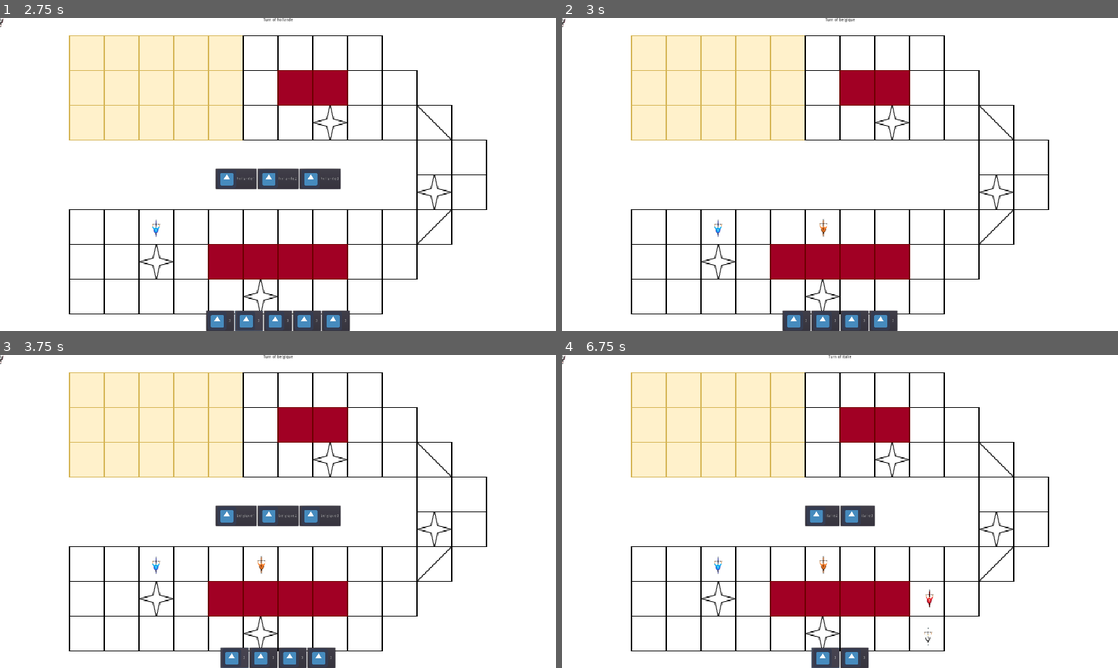
Above: before the commit, frames 1-4 (two rows, left to right).
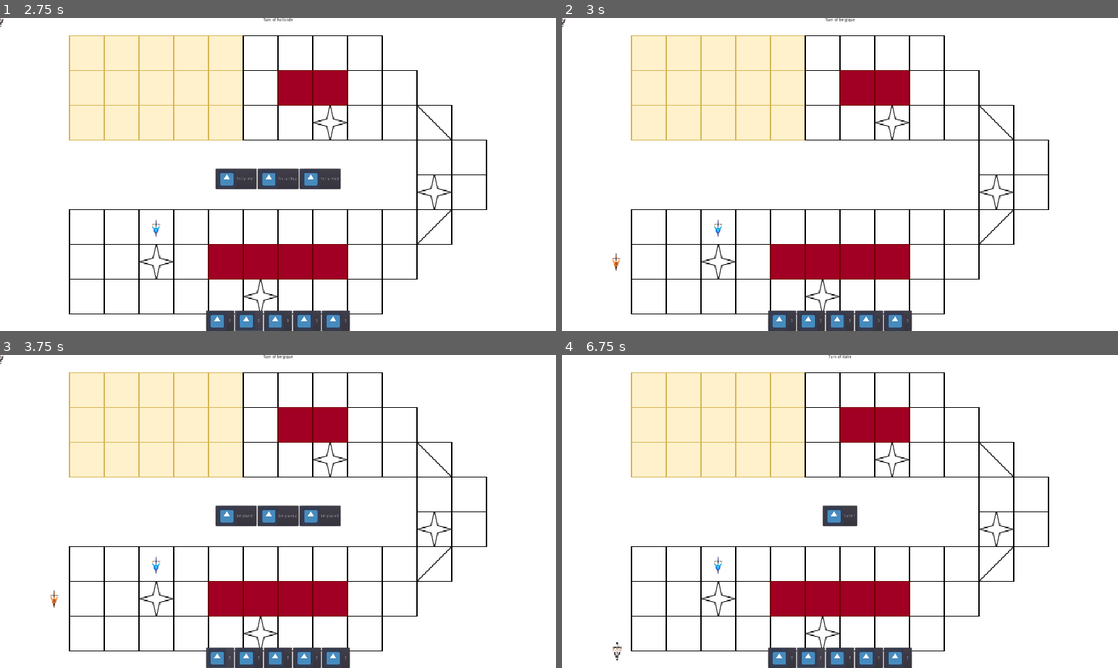
Above: after the commit, the same moments.

Repository: abarbieux/TIA-Prolog-Project
Game: Godot game, scene res://Main.tscn
Same seed, same stepped clock (60 frames per second), same inputs: the game is played once before the commit and once after it. The engine's default icon, where the game draws it, is replaced by a stand-in: a white triangle on a blue panel in a dark square.
Inputs:
- Up to frame 1 (2.75 s): click "3" at 0.5 s; click "italie1" at 1.25 s; click "3" at 2 s
- Up to frame 2 (3 s): click "hollande1" at 2.75 s
- Up to frame 3 (3.75 s): click "3" at 3.5 s
- Up to frame 4 (6.75 s): click "belgique1" at 4.25 s; click "3" at 5 s; click "allemagne1" at 5.75 s; click "3" at 6.5 s

Frame 1 is identical in both runs. In frame 2, 1.2% of the frame differs, in the area x 9-63%, y 64-100%; in frame 3, 1.2%; in frame 4, 2.2%, in the area x 0-67%, y 0-100%.

Commit message:
ASTAR à fix

Diff:
--- a/Main.gd
+++ b/Main.gd
@@ -17,26 +17,31 @@
 var _Deck : Deck
 signal Change_turn(Team)
 var Turn_already_past : bool = false
+var Clamp_Max
+
+var Score_belgique : int = 0
+var Score_allemagne : int = 0
+var Score_hollande: int = 0
+var Score_italie : int = 0
 
 # Called when the node enters the scene tree for the first time.
 func _ready() -> void:
 	randomize()
+
 	add_child(_A_Star)
 	add_child(_GameWebSocket)
-
 	panel._GameWebSocket = _GameWebSocket
 	_GameWebSocket.panel = panel
 	_Deck = Deck.new()
 	_Deck.MakeDeck()
 
+	Clamp_Max = _A_Star.CheminA.size()-1
 
 	for country in Countries:
 		for PlayerNumber in range(1, NumberOfTeamMember + 1):
 			_Players.append(CreateNewPlayer(country, PlayerNumber))
-
 #	for player in _Players :
 #		player.position = _path.get_child(0).curve.get_point_position(0)
-
 	_Deck.Init_deck()
 	Display_deck_button()
 
@@ -65,25 +70,33 @@
 func _button_pressed(button, value, index) -> void :
 	choose_player(value, index)
 
-func MovePlayer(New_Pos, index, value):
+func MovePlayer(New_Pos, index, value, Carte_Movment : bool = true):
 	player_selected.CurrentCase = New_Pos
 
 
 	player_selected.position = _path.get_child(player_selected.CurrentCase.y).curve.get_point_position(player_selected.CurrentCase.x)
+
+	Add_Score(value,player_selected.Pays)
 
 	if _A_Star.Chemins[New_Pos[1]][New_Pos[0]] == 2 :
 		Question_Mark_Case(index,value)
 
 	for child in $Current_Cards.get_children():
 		child.queue_free()
-	_Deck.Deck_Carte_Player[_country_turn_index].erase(value)
-	_Deck._cards.append(value)
-	_Deck.Empty_Deck_check()
-
-	if Turn_already_past == false:
-		Turn_already_past = true
-		Pass_Turn()
-	Display_deck_button()
+
+	if Carte_Movment == false :
+		_Deck.Deck_Carte_Player[_country_turn_index].erase(value)
+		_Deck._cards.append(value)
+		_Deck.Empty_Deck_check()
+
+	if _A_Star.Chemins[New_Pos.y][New_Pos.x] == 3 :
+		End()
+
+	else :
+		if Turn_already_past == false:
+			Turn_already_past = true
+			Pass_Turn()
+		Display_deck_button()
 
 
 
@@ -148,9 +161,11 @@
 	player_selected = player
 	for kids in $ChoosePlayer.get_children() :
 		kids.queue_free()
-	var _clamp = clamp(player_selected.CurrentCase.x + value,0, _A_Star.CheminA.size()-1)
+
+	var _clamp = clamp(player_selected.CurrentCase.x + value,0, Clamp_Max)
+
 	for Chemin_Chosen in _A_Star.Chemins.size():
-		if _A_Star.Chemins[Chemin_Chosen][_clamp] == 0 || _A_Star.Chemins[Chemin_Chosen][_clamp] == 2:
+		if _A_Star.Chemins[Chemin_Chosen][_clamp] == 0 || _A_Star.Chemins[Chemin_Chosen][_clamp] == 2 || _A_Star.Chemins[Chemin_Chosen][_clamp] == 3:
 			var Check_player_already_here = false
 			for cycliste in _Players:
 				if Vector2(_clamp, Chemin_Chosen) == cycliste.CurrentCase :
@@ -169,15 +184,16 @@
 
 func Question_Mark_Case(index,value) :
 	var surprise_movment: int = randi() % 7 - 3
-	surprise_movment = 3
+	print("surprise_movment",surprise_movment)
+#	surprise_movment = 3
 	if surprise_movment == 0 :
 		return
 	var New_pos : Vector2 = player_selected.CurrentCase + Vector2(surprise_movment,0)
 	var Occupied_List : Array = []
 
-	var _clamp = clamp(player_selected.CurrentCase.x + value,0, _A_Star.CheminA.size()-1)
+	var _clamp = clamp(player_selected.CurrentCase.x + surprise_movment,0, Clamp_Max)
 	for Chemin_Chosen in _A_Star.Chemins.size():
-		if _A_Star.Chemins[Chemin_Chosen][_clamp] == 0 || _A_Star.Chemins[Chemin_Chosen][_clamp] == 2:
+		if _A_Star.Chemins[Chemin_Chosen][_clamp] == 0 || _A_Star.Chemins[Chemin_Chosen][_clamp] == 2 || _A_Star.Chemins[Chemin_Chosen][_clamp] == 3:
 			var Check_player_already_here = false
 			for cycliste in _Players:
 				if Vector2(_clamp, Chemin_Chosen) == cycliste.CurrentCase :
@@ -188,16 +204,15 @@
 				var Best_Path:Array = _A_Star._get_path(player_selected.CurrentCase, Vector2(_clamp, Chemin_Chosen))
 				if Best_Path != []:
 					var New_Pos : Vector2 = Best_Path[-1]
-					MovePlayer(New_Pos, index,value)
-					print("succes")
+					MovePlayer(New_Pos, index,surprise_movment, false)
 					return
-			else :
-				print("deja la" , player_selected, player_selected.CurrentCase)
+#			else :
+#				print("deja la" , player_selected, player_selected.CurrentCase)
+
 	Occupied_List.append(player_selected)
-	print(Occupied_List,"Occupied_List")
 	fall(Occupied_List)
 
-#	var _clamp = clamp(player_selected.CurrentCase.x + value,0, _A_Star.CheminA.size()-1)
+#	var _clamp = clamp(player_selected.CurrentCase.x + value,0, Clamp_Max)
 #	for Chemin_Chosen in _A_Star.Chemins.size():
 #		if _A_Star.Chemins[Chemin_Chosen][_clamp] == 0 || _A_Star.Chemins[Chemin_Chosen][_clamp] == 2:
 #			var Best_Path:Array = _A_Star._get_path(player_selected.CurrentCase, Vector2(_clamp, Chemin_Chosen))
@@ -220,7 +235,6 @@
 		Cyclist.Counter_Fall = 4
 		Cyclist.CurrentCase = Vector2(fall_case_x,_A_Star.Chemins.size()-1)
 		Cyclist.position = _path.get_child(Cyclist.CurrentCase.y).curve.get_point_position(Cyclist.CurrentCase.x)
-		print(Cyclist)
 
 #func check_neighbor(New_pos):
 #	for player in _Players :
@@ -240,10 +254,11 @@
 #				print("player_selected.position ", _path.get_child(player.CurrentCase.y).curve.get_point_position(player.CurrentCase.x))
 #				break
 func Get_All_Path_Available(value):
-	var _clamp = clamp(player_selected.CurrentCase.x + value,0, _A_Star.CheminA.size()-1)
+	var _clamp = clamp(player_selected.CurrentCase.x + value,0, Clamp_Max)
+#	Check_Clamp(_clamp)
 	for Chemin_Chosen in _A_Star.Chemins.size():
 		var check_pos_no_occupied : bool = true
-		if _A_Star.Chemins[Chemin_Chosen][_clamp] == 0 || _A_Star.Chemins[Chemin_Chosen][_clamp] == 2:
+		if _A_Star.Chemins[Chemin_Chosen][_clamp] == 0 || _A_Star.Chemins[Chemin_Chosen][_clamp] == 2 || _A_Star.Chemins[Chemin_Chosen][_clamp] == 3:
 			var Best_Path: PoolVector2Array = _A_Star._get_path(player_selected.CurrentCase, Vector2(_clamp, Chemin_Chosen))
 			if Best_Path.size() == 0:
 				continue
@@ -278,3 +293,45 @@
 	if _country_turn_index > Countries.size() - 1:
 		_country_turn_index = 0
 	emit_signal("Change_turn",Countries[_country_turn_index])
+
+
+
+
+func End():
+	$end.show()
+	print("end")
+	print("Score_belgique += value",Score_belgique)
+	print("Score_allemagne",Score_allemagne)
+	print("Score_hollande",Score_hollande)
+	print("Score_italie",Score_italie)
+#func Check_Clamp(_clamp) :
+#	if _clamp == Clamp_Max :
+#		print("_clamp == Clamp_Max")
+#		var limit_find : int = 0
+#		var index = 0
+#		for chemin in _A_Star.Chemins.slice(0,-1) :
+#			index += 1
+#			print(index)
+##			print("Vector2(_A_Star.Chemins.find(chemin),chemin[Clamp_Max])",Vector2(_A_Star.Chemins.find(chemin),chemin[Clamp_Max]))
+#			for player in _Players:
+#				if player.CurrentCase == Vector2(_A_Star.Chemins.find(chemin),Clamp_Max):
+#					print("limit_find += 1")
+#					limit_find += 1
+#		if limit_find == _A_Star.Chemins.size() - 2 :
+#			print("final")
+#			Clamp_Max -= 1
+func Add_Score(value : int, Team : String) :
+	if Team == "belgique" :
+		Score_belgique += value
+		print("Score_belgique += value",Score_belgique)
+	elif Team == "allemagne" :
+		Score_allemagne += value
+		print("Score_allemagne += value",Score_allemagne)
+	elif Team == "italie" :
+		Score_italie += value
+		print("Score_italie += value",Score_italie)
+	elif Team == "hollande" :
+		Score_hollande += value
+		print("Score_hollande += value",Score_hollande)
+	else :
+		print("WTF ARE YOU DOING")
--- a/Main.tscn
+++ b/Main.tscn
@@ -159,6 +159,13 @@
 dialog_text = "Aucun mouvement disponible.
 Votre tour va être passé"
 
+[node name="end" type="AcceptDialog" parent="."]
+margin_left = 821.0
+margin_top = 497.0
+margin_right = 951.0
+margin_bottom = 555.0
+dialog_text = "Merci d'avoir joué"
+
 [node name="Panel" type="Panel" parent="."]
 visible = false
 margin_left = 15.0
--- a/Scripts/AStar.gd
+++ b/Scripts/AStar.gd
@@ -2,9 +2,9 @@
 class_name A_star
 
 # 0 = OK, 1 = Hole/Don't exit, 2 = Occuped
-var CheminA = [0,0,0,0,0,0,0,0,0,0,0,0,2,0,0,0,0,2,0,0,0,0,0,0,0 ]
-var CheminB = [0,0,0,2,0,1,1,1,1,0,1,1,1,1,1,1,0,1,1,0,0,0,0,0,0 ]
-var CheminC = [0,0,0,0,0,0,2,0,0,0,0,0,0,0,0,0,0,0,0,0,0,0,0,0,0 ]
+var CheminA = [0,0,0,0,0,0,0,0,0,0,0,0,2,0,0,0,0,2,0,0,3,3,3,3,3 ]
+var CheminB = [0,0,0,2,0,1,1,1,1,0,1,1,1,1,1,1,0,1,1,0,3,3,3,3,3 ]
+var CheminC = [0,0,0,0,0,0,2,0,0,0,0,0,0,0,0,0,0,0,0,0,3,3,3,3,3 ]
 var CheminD = [1,1,1,1,1,1,1,1,1,1,1,1,1,1,1,1,1,1,1,1,1,1,1,1,1 ]
 # ligne jaune
 #var CheminA = [1,1,1,1,1,1,1,1,1,1,1,1,1,1,1,1,1,1,0,0,0,0,0,0,0,0,0,0,0,0,0,0,0,0,0,1,1,1,1,1,1,1,1,1,1,1,1,1,1,1,1,1,1,1,1,1,1,1,1,1,1,1,1,1,1,1,1,1,1,1,1,1,1,1,1,1,1,1,1,1,1,1,1,1,1,1,1,1,1,1,1,1,1,1,1]
@@ -31,7 +31,7 @@
 	var y = 0
 	for chemin in Chemins:
 		for value in chemin:
-			if value == 0 || value == 2:
+			if value == 0 || value == 2 || value == 3:
 				used_cells.append(Vector2(x, y))
 			x += 1
 		y += 1
@@ -54,7 +54,7 @@
 		for neighbor in neighbors:
 			var next_cell = cell + neighbor
 			if used_cells.has(next_cell):
-				astar.connect_points(id(cell), id(next_cell), false)
+				astar.connect_points(id(cell), id(next_cell), true)
 
 func _get_path(start,end):
 	if Chemins[start.y][start.x] == 1:
@@ -68,10 +68,10 @@
 			print("there is a problem with your map, your not suppose to be here")
 			return []
 
-
 	path = astar.get_point_path(id(start), id(end))
 	if path.size() != 0:
 		path.remove(0)
+	print("path = ",path)
 	return path
 
 func id(point):
